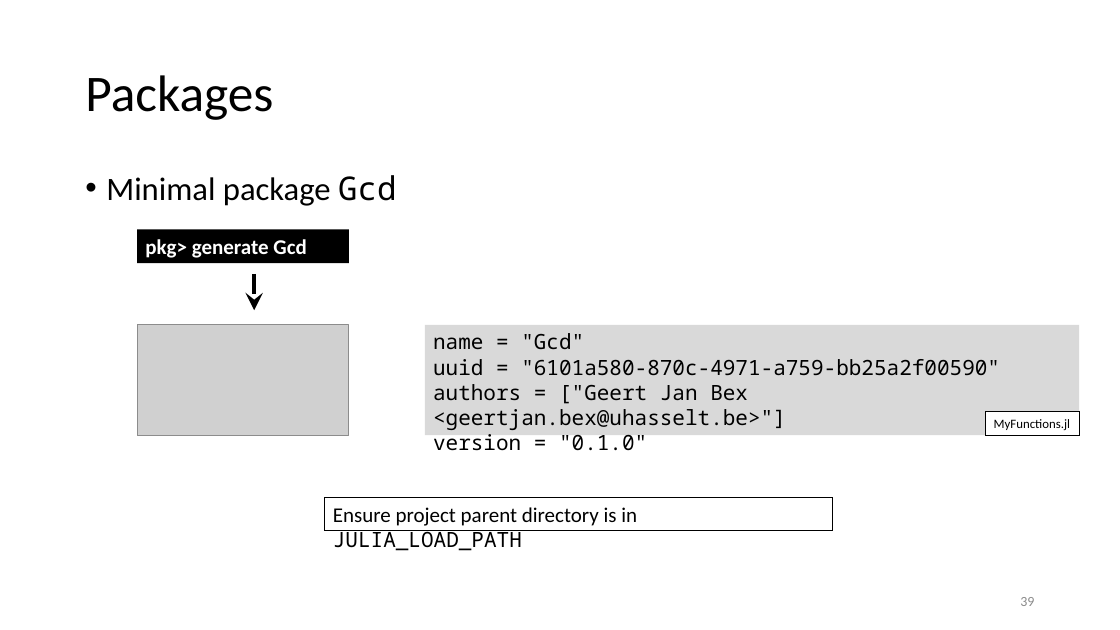
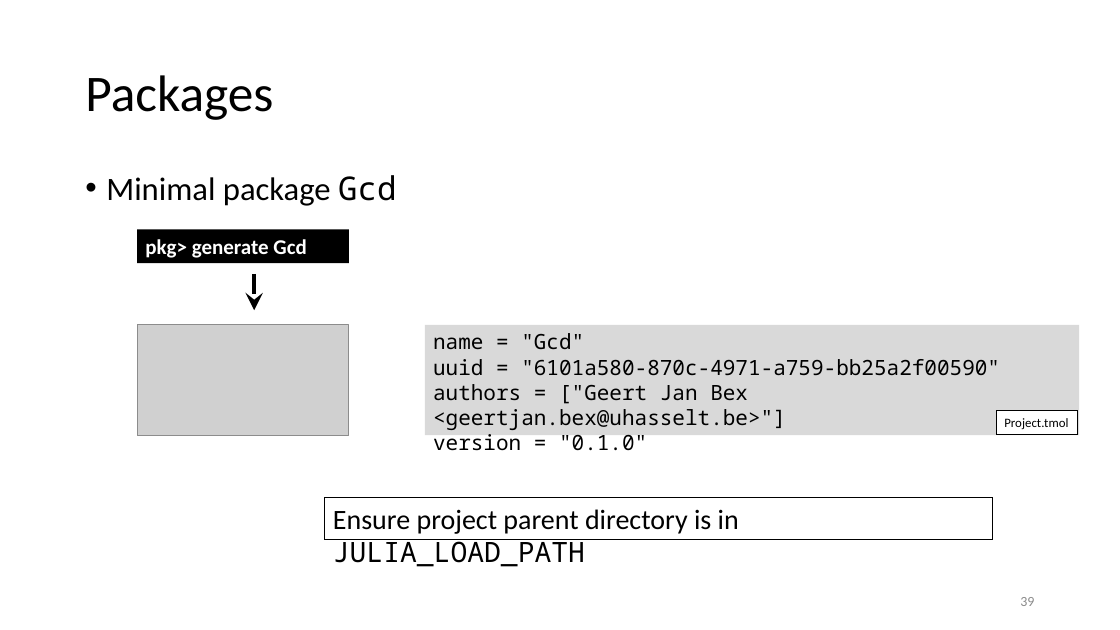
Before and after one commit to gjbex/Julia_good_bad_ugly, a slide deck: slide 39 of julia,_good_back_ugly.pptx. Drawn at 1120x630 pixels with LibreOffice and Linux fonts; fonts in the diff are those of the drawing; grey boxes stand for pictures. Boxes give left, top, right and bottom in pixels: in the first picture for what was removed or moved away, otherwise in the second. Text is boxed around its words. In the diff, an @@ line names an element or a change of style, - is before the commit and + after.

Commit message:
Fix typos

```diff
--- a/julia,_good_back_ugly.pptx
+++ b/julia,_good_back_ugly.pptx
@@ rectangle "Project.tmol": place and size @@
-rectangle "Project.tmol" at [986,411,1080,435]
+rectangle "Project.tmol" at [996,410,1078,434]
@@ text in rectangle at [1004,418,1068,430]: text changed @@
-MyFunctions.jl
+Project.tmol
@@ rectangle "Ensure project parent directory is ...": place and size @@
-rectangle "Ensure project parent directory is ..." at [324,497,832,531]
+rectangle "Ensure project parent directory is ..." at [324,497,992,539]
@@ rectangle "Ensure project parent directory is ..." at [324,497,992,539]: size 18 to 24 pt @@
```
Also in this commit, not shown: 1 other slide changed.
